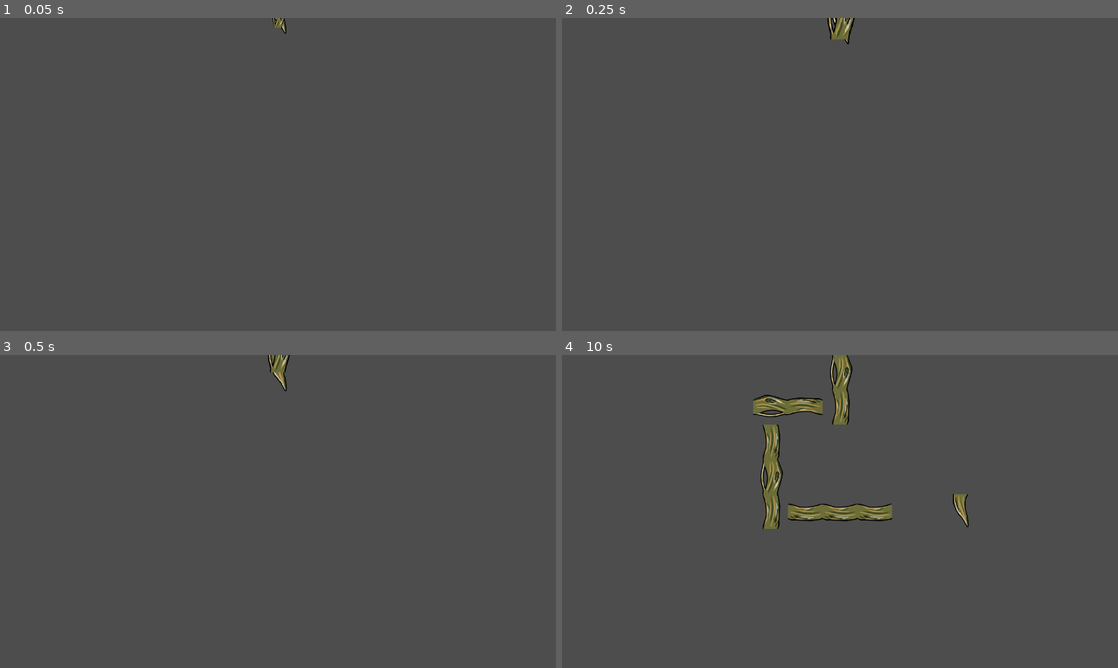
Above: before the commit, frames 1-4 (two rows, left to right).
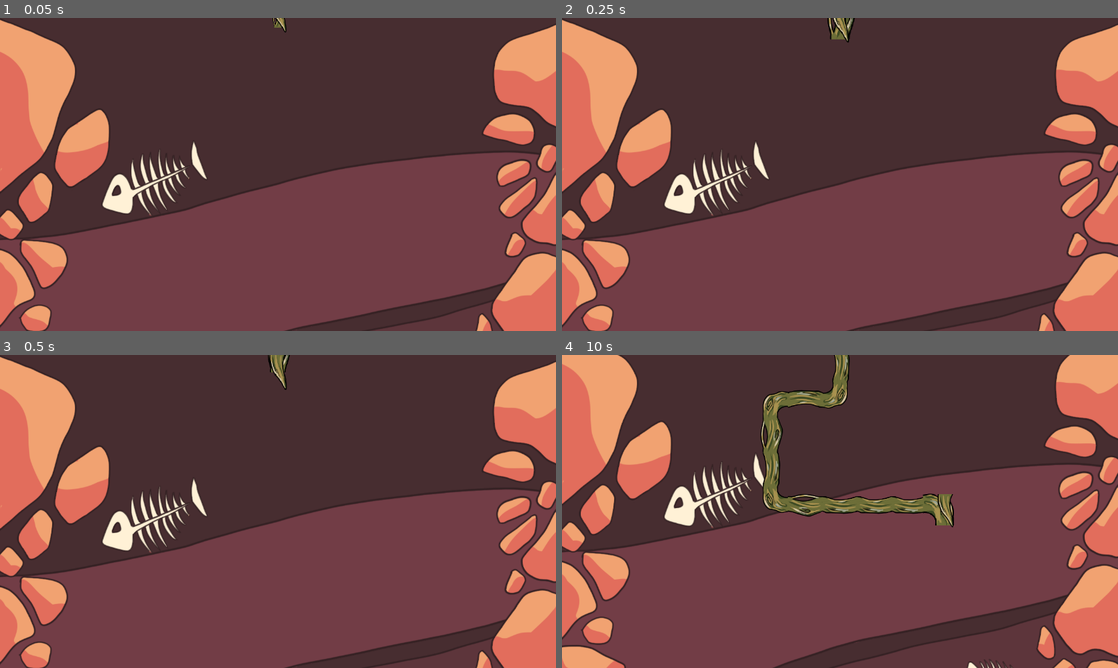
Above: after the commit, the same moments.

Repository: MatiasVME/flower-power
Game: Godot game, scene res://Game/Game.tscn
The game is run twice, just before and just after one commit, with the same random seed, the same clock (stepped at 60 frames per second) and the same inputs.
Inputs:
- Up to frame 1 (0.05 s): no input
- Up to frame 2 (0.25 s): no input
- Up to frame 3 (0.5 s): no input
- Up to frame 4 (10 s): hold Right (ui_right) 0.53-1.28 s; hold Down (ui_down) 1.28-2.03 s; hold Right (ui_right) 2.03-3.53 s; hold Left (ui_left) 3.53-5.03 s; hold Down (ui_down) 5.03-5.78 s; hold Right (ui_right) 5.78-8.03 s; hold Down (ui_down) 8.03-8.78 s; hold Left (ui_left) 8.78-9.53 s; hold Right (ui_right) from 9.53 s (still down)

The runs differ from the first frame. In frame 1, 99% of the frame differs, in the area x 0-100%, y 0-100%; in frame 2, 99%; in frame 3, 99%; in frame 4, 96%.

Commit message:
WIP Input

Diff:
--- /dev/null
+++ b/Game/Background/Background.tscn
@@ -0,0 +1,8 @@
+[gd_scene load_steps=2 format=3 uid="uid://dmst15xi82uqn"]
+
+[ext_resource type="Texture2D" uid="uid://dct34rghgvtsm" path="res://Game/Background/plantilla.png" id="1_76qyo"]
+
+[node name="Background" type="Sprite2D"]
+z_index = -1
+texture = ExtResource("1_76qyo")
+centered = false
--- a/Game/Game.gd
+++ b/Game/Game.gd
@@ -1,6 +1 @@
 extends Node2D
-
-var can_print_movement := false
-
-func _on_timer_timeout():
-	can_print_movement = not can_print_movement
--- a/Game/Game.tscn
+++ b/Game/Game.tscn
@@ -1,55 +1,20 @@
-[gd_scene load_steps=18 format=3 uid="uid://cjy002weooifp"]
+[gd_scene load_steps=8 format=3 uid="uid://cjy002weooifp"]
 
 [ext_resource type="Script" path="res://Game/Game.gd" id="1_8jeba"]
+[ext_resource type="PackedScene" uid="uid://dmst15xi82uqn" path="res://Game/Background/Background.tscn" id="2_bi43h"]
 [ext_resource type="AudioStream" uid="uid://pmu5fnerb822" path="res://Music/Test.ogg" id="2_nw4gs"]
 [ext_resource type="Script" path="res://Game/Inputs.gd" id="3_6ej87"]
 [ext_resource type="Script" path="res://Game/Movements.gd" id="4_jm2wn"]
 [ext_resource type="PackedScene" uid="uid://q6hk81b311vm" path="res://Game/Root/Root.tscn" id="5_gnqid"]
 [ext_resource type="PackedScene" uid="uid://ccc3amjfoo480" path="res://Game/Objective/objective.tscn" id="5_gv825"]
-[ext_resource type="Texture2D" uid="uid://fw07fb74lnkj" path="res://Game/Root/root_tip.png" id="6_tq01d"]
-[ext_resource type="Texture2D" uid="uid://n5p86v8v2l3s" path="res://Game/Root/root_body_1.png" id="7_ptl06"]
-[ext_resource type="Texture2D" uid="uid://sp05gvam3hbn" path="res://Game/Root/root_body_2.png" id="8_l1vgq"]
-[ext_resource type="Texture2D" uid="uid://ocntdabvbxki" path="res://Game/Root/root_body_3.png" id="9_csddp"]
-[ext_resource type="Texture2D" uid="uid://li10na6kj543" path="res://Game/Root/root_curve.png" id="10_bibhn"]
-
-[sub_resource type="TileSetAtlasSource" id="TileSetAtlasSource_8wkje"]
-texture = ExtResource("6_tq01d")
-texture_region_size = Vector2i(80, 80)
-0:0/0 = 0
-
-[sub_resource type="TileSetAtlasSource" id="TileSetAtlasSource_keomv"]
-texture = ExtResource("7_ptl06")
-texture_region_size = Vector2i(80, 80)
-
-[sub_resource type="TileSetAtlasSource" id="TileSetAtlasSource_y3d8g"]
-texture = ExtResource("8_l1vgq")
-texture_region_size = Vector2i(80, 80)
-
-[sub_resource type="TileSetAtlasSource" id="TileSetAtlasSource_m7nw5"]
-texture = ExtResource("9_csddp")
-texture_region_size = Vector2i(80, 80)
-
-[sub_resource type="TileSetAtlasSource" id="TileSetAtlasSource_wuqve"]
-texture = ExtResource("10_bibhn")
-texture_region_size = Vector2i(80, 80)
-
-[sub_resource type="TileSet" id="TileSet_5sxmv"]
-tile_size = Vector2i(80, 80)
-terrain_set_0/mode = 0
-terrain_set_0/terrain_0/name = "Root"
-terrain_set_0/terrain_0/color = Color(0.5, 0.34375, 0.25, 1)
-sources/1 = SubResource("TileSetAtlasSource_8wkje")
-sources/2 = SubResource("TileSetAtlasSource_keomv")
-sources/3 = SubResource("TileSetAtlasSource_y3d8g")
-sources/4 = SubResource("TileSetAtlasSource_m7nw5")
-sources/5 = SubResource("TileSetAtlasSource_wuqve")
 
 [node name="Game" type="Node2D"]
 script = ExtResource("1_8jeba")
 
+[node name="Background" parent="." instance=ExtResource("2_bi43h")]
+
 [node name="Music" type="AudioStreamPlayer" parent="."]
 stream = ExtResource("2_nw4gs")
-pitch_scale = 0.5
 autoplay = true
 
 [node name="Inputs" type="Node" parent="."]
@@ -100,9 +65,26 @@
 [node name="Objective10" parent="Objectives" instance=ExtResource("5_gv825")]
 position = Vector2(720, 400)
 
-[node name="Grid" type="TileMap" parent="."]
-visible = false
-tile_set = SubResource("TileSet_5sxmv")
-format = 2
+[node name="Objective11" parent="Objectives" instance=ExtResource("5_gv825")]
+position = Vector2(800, 400)
 
-[connection signal="timeout" from="Timer" to="." method="_on_timer_timeout"]
+[node name="Objective12" parent="Objectives" instance=ExtResource("5_gv825")]
+position = Vector2(880, 400)
+
+[node name="Objective13" parent="Objectives" instance=ExtResource("5_gv825")]
+position = Vector2(880, 480)
+
+[node name="Objective14" parent="Objectives" instance=ExtResource("5_gv825")]
+position = Vector2(800, 480)
+
+[node name="Objective15" parent="Objectives" instance=ExtResource("5_gv825")]
+position = Vector2(800, 560)
+
+[node name="Objective16" parent="Objectives" instance=ExtResource("5_gv825")]
+position = Vector2(880, 560)
+
+[node name="Objective17" parent="Objectives" instance=ExtResource("5_gv825")]
+position = Vector2(880, 640)
+
+[node name="Objective18" parent="Objectives" instance=ExtResource("5_gv825")]
+position = Vector2(880, 720)
--- a/Game/HUD/HUD.tscn
+++ b/Game/HUD/HUD.tscn
@@ -1,3 +1,7 @@
-[gd_scene format=3 uid="uid://bd0c7dbh4dss4"]
+[gd_scene load_steps=2 format=3 uid="uid://bd0c7dbh4dss4"]
+
+[ext_resource type="PackedScene" uid="uid://dmst15xi82uqn" path="res://Game/Background/Background.tscn" id="1_mwivq"]
 
 [node name="HUD" type="CanvasLayer"]
+
+[node name="TextureRect" parent="." instance=ExtResource("1_mwivq")]
--- a/Game/Movements.gd
+++ b/Game/Movements.gd
@@ -4,6 +4,7 @@
 const REC_ROOT_IMG = preload("res://Game/Root/root_image.tscn")
 
 const IMAGE_SIZE = 80
+const VELOCITY = 100
 
 var objectives := []
 
@@ -44,7 +45,7 @@
 
 func _process(delta):
 	if root and is_instance_valid(root):
-		root.global_position += delta * (current_direction.normalized()) * 100
+		root.global_position += delta * (current_direction.normalized()) * VELOCITY
 
 		if dir_index < objectives.size() and objectives[dir_index].is_root_detected:
 			change_direction()
@@ -59,27 +60,42 @@
 		last_root_position = objectives[dir_index - 1].global_position
 		new_sprite.global_position = last_root_position
 
-		if last_direction != current_direction:
+		var last_dir_n = last_direction.normalized().round()
+		var current_dir_n = current_direction.normalized().round()
+
+		if last_dir_n == current_dir_n:
 			# Cambiar la imagen dependiendo de la dirección
-			match last_direction.normalized().round():
+			match last_dir_n:
 				Vector2.DOWN:
+					new_sprite.rotation_degrees = 0
 					new_sprite["animation"] = "body"
 					new_sprite["frame"] = randi_range(0, 3)
-					print("DOWN")
 				Vector2.RIGHT:
 					new_sprite.rotation_degrees = 90
 					new_sprite["animation"] = "body"
 					new_sprite["frame"] = randi_range(0, 3)
-					print("RIGHT")
 				Vector2.LEFT:
 					new_sprite.rotation_degrees = -90
 					new_sprite["animation"] = "body"
 					new_sprite["frame"] = randi_range(0, 3)
-					print("LEFT")
 		else:
-			var last_dir_n = last_direction.normalized().round()
-			print(":O")
-#			if last_dir_n ==
-
-
-#		print(last_direction.normalized().round())
+			new_sprite.rotation_degrees = 0
+			if last_dir_n == Vector2.LEFT:
+				new_sprite.rotation_degrees = 0
+				new_sprite["animation"] = "curve"
+			elif current_dir_n == Vector2.LEFT:
+				new_sprite["animation"] = "curve"
+				new_sprite.flip_v = true
+				new_sprite.flip_h = true
+			elif current_dir_n == Vector2.RIGHT:
+				new_sprite["animation"] = "curve"
+				new_sprite.flip_v = true
+				new_sprite.flip_h = false
+			elif last_dir_n == Vector2.RIGHT:
+				new_sprite["animation"] = "curve"
+				new_sprite.flip_v = false
+				new_sprite.flip_h = true
+			elif current_dir_n == Vector2.DOWN:
+				new_sprite.rotation_degrees = 0
+				new_sprite["animation"] = "body"
+				new_sprite["frame"] = randi_range(0, 3)
--- a/Game/Objective/objective.gd
+++ b/Game/Objective/objective.gd
@@ -1,7 +1,10 @@
 extends Marker2D
+
+class_name Objective
 
 var is_root_detected := false
 
 
-func _on_detect_area_area_entered(_area):
-	is_root_detected = true
+func _on_detect_area_area_entered(area):
+	if area.get_parent() is Root:
+		is_root_detected = true
--- a/Game/Root/Root.gd
+++ b/Game/Root/Root.gd
@@ -1,3 +1,16 @@
 extends Node2D
 
 class_name Root
+
+var can_input := false
+
+
+func _on_detect_input_area_entered(area):
+	if area.get_parent() is Objective:
+		can_input = true
+
+
+
+func _on_detect_input_area_exited(area):
+	if area.get_parent() is Objective:
+		can_input = false
--- a/Game/Root/Root.tscn
+++ b/Game/Root/Root.tscn
@@ -1,10 +1,10 @@
-[gd_scene load_steps=7 format=3 uid="uid://q6hk81b311vm"]
+[gd_scene load_steps=8 format=3 uid="uid://q6hk81b311vm"]
 
 [ext_resource type="Script" path="res://Game/Root/Root.gd" id="1_lrxqb"]
 [ext_resource type="PackedScene" uid="uid://bqgbfowebat87" path="res://Game/Root/root_image.tscn" id="2_tx8j8"]
 
 [sub_resource type="RectangleShape2D" id="RectangleShape2D_legyl"]
-size = Vector2(10, 10)
+size = Vector2(1, 1)
 
 [sub_resource type="Animation" id="Animation_xmn46"]
 resource_name = "Idle"
@@ -44,10 +44,13 @@
 "RESET": SubResource("Animation_wao16")
 }
 
+[sub_resource type="RectangleShape2D" id="RectangleShape2D_aedf3"]
+
 [node name="Root" type="Node2D"]
 script = ExtResource("1_lrxqb")
 
 [node name="RootImage" parent="." instance=ExtResource("2_tx8j8")]
+z_index = 1
 animation = &"tip"
 
 [node name="Area" type="Area2D" parent="."]
@@ -66,3 +69,13 @@
 libraries = {
 "": SubResource("AnimationLibrary_on4x6")
 }
+
+[node name="DetectInput" type="Area2D" parent="."]
+collision_layer = 2
+collision_mask = 2
+
+[node name="Collision" type="CollisionShape2D" parent="DetectInput"]
+shape = SubResource("RectangleShape2D_aedf3")
+
+[connection signal="area_entered" from="DetectInput" to="." method="_on_detect_input_area_entered"]
+[connection signal="area_exited" from="DetectInput" to="." method="_on_detect_input_area_exited"]
--- a/project.godot
+++ b/project.godot
@@ -13,7 +13,8 @@
 config/name="FlowerPower"
 run/main_scene="res://Game/Game.tscn"
 config/features=PackedStringArray("4.0", "GL Compatibility")
-config/icon="res://icon.svg"
+boot_splash/image="res://icon.png"
+config/icon="res://icon.png"
 
 [display]
 
Binary file added: Game/Background/plantilla.png
Not shown, added: Game/Background/plantilla.png.import
Binary file added: Game/HUD/Flor/Flor demente.png
Not shown, added: Game/HUD/Flor/Flor demente.png.import
Binary file added: Game/HUD/Flor/Flor dolor.png
Not shown, added: Game/HUD/Flor/Flor dolor.png.import
Binary file added: Game/HUD/Flor/Flor feliz.png
Not shown, added: Game/HUD/Flor/Flor feliz.png.import
Binary file added: Game/HUD/Flor/Flor locura.png
Not shown, added: Game/HUD/Flor/Flor locura.png.import
Binary file added: icon.png
Not shown, added: icon.png.import
